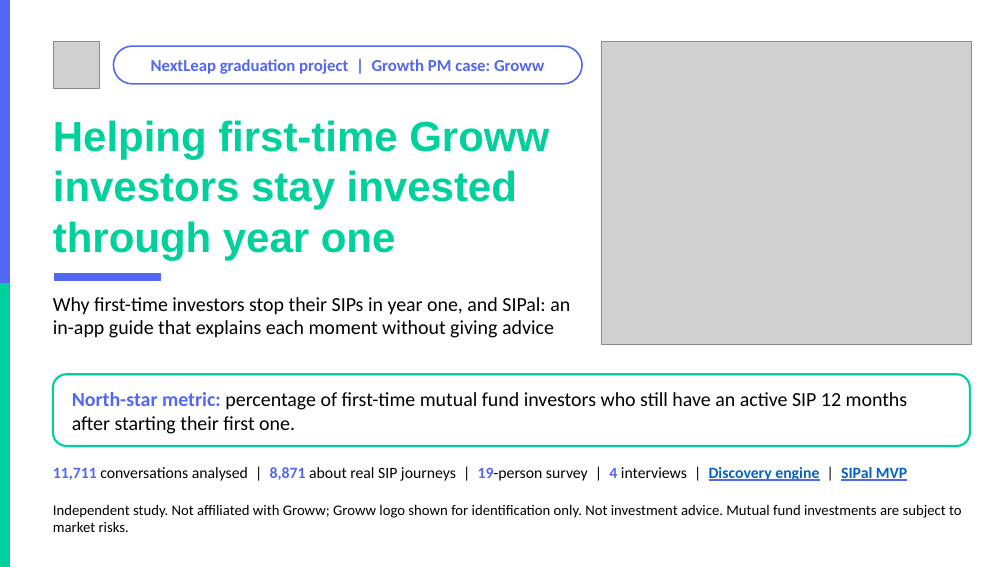
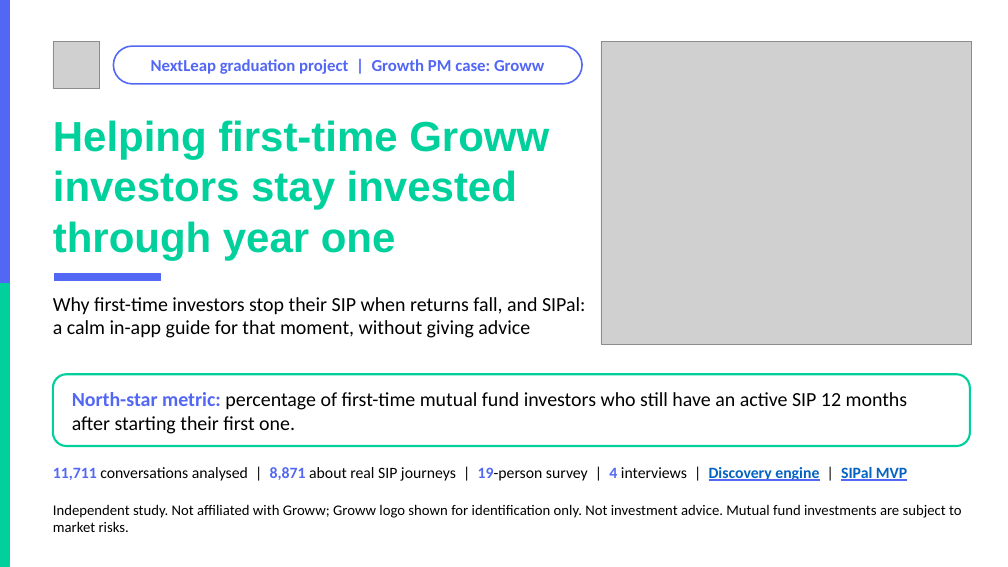
Before and after one commit to akarshita711/NEXTLEAP_GRAD_PROJECT_groww_SIP_research, a slide deck: slide 1 of deck/NL_Groww.pptx. Drawn at 1008x567 pixels with LibreOffice and Linux fonts; fonts in the diff are those of the drawing; grey boxes stand for pictures; background and template pictures are left out. Boxes give left, top, right and bottom in pixels: in the first picture for what was removed or moved away, otherwise in the second. Text is boxed around its words. In the diff, an @@ line names an element or a change of style, - is before the commit and + after.

```diff
--- a/deck/NL_Groww.pptx
+++ b/deck/NL_Groww.pptx
@@ text at box(53, 297, 585, 338): text changed @@
-Why first-time investors stop their SIPs in year one, and SIPal: an in-app guide that explains each moment without giving advice
+Why first-time investors stop their SIP when returns fall, and SIPal: a calm in-app guide for that moment, without giving advice
```
Also in this commit, not shown: 7 other slides changed, 8 other files.
